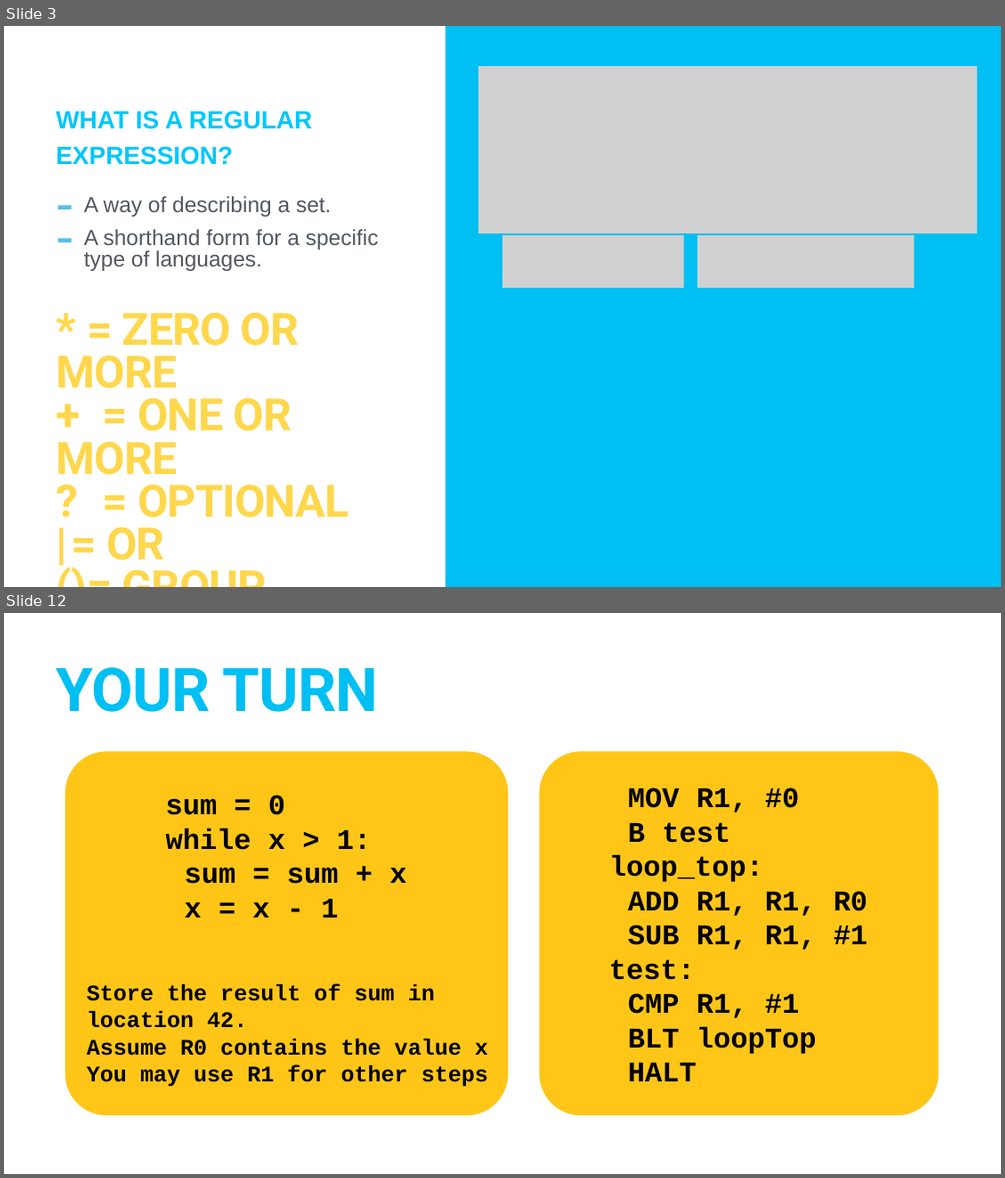
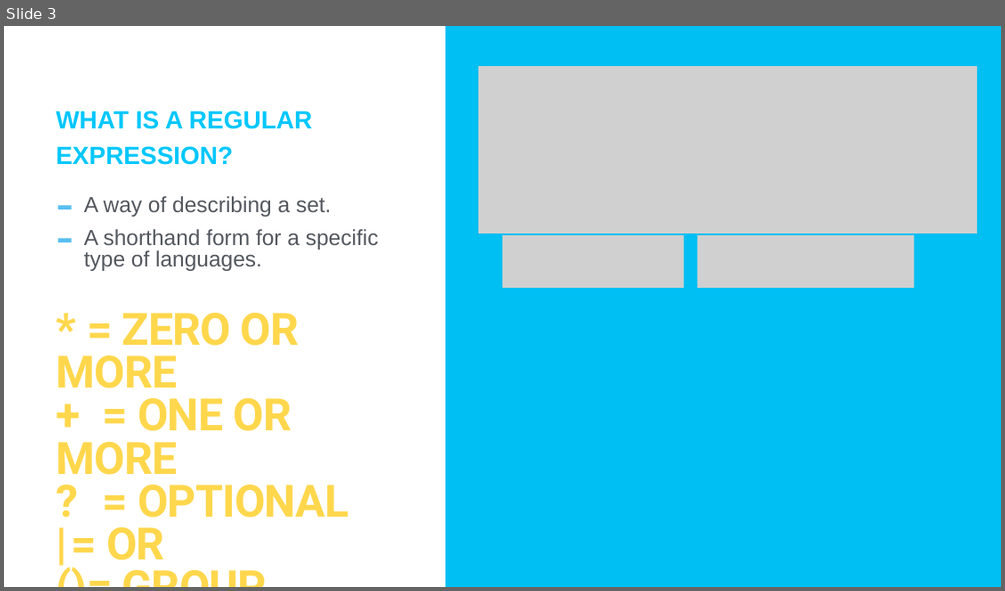
Before and after one commit to TommyWoodley/teaching, a slide deck: ALevel/RegularAndContextFreeLanguages/RegularExpressionsAndContextFreeLanguages.pptx. Shown one above the other, each under a label of ours: slides 3 and 12 before the commit, slide 3 after it; the slides between them are not shown. The pictures are 1005x1178 and 1005x591 pixels, drawn with LibreOffice and Linux fonts; fonts in the diff are those of the drawing; grey boxes stand for pictures. Boxes give left, top, right and bottom in pixels: in the first picture for what was removed or moved away, otherwise in the second. Text is boxed around its words. In the diff, an @@ line names an element or a change of style, - is before the commit and + after.

```diff
--- a/ALevel/RegularAndContextFreeLanguages/RegularExpressionsAndContextFreeLanguages.pptx
+++ b/ALevel/RegularAndContextFreeLanguages/RegularExpressionsAndContextFreeLanguages.pptx
@@ slide 12 removed at bbox=[4, 613, 1001, 1174], background #FFFFFF @@
@@ title removed at bbox=[56, 667, 378, 712] @@
-YOUR TURN
@@ rounded rectangle removed at bbox=[65, 751, 509, 1115] @@
@@ rounded rectangle removed at bbox=[539, 751, 938, 1115] @@
@@ text removed at bbox=[166, 795, 406, 917] @@
-sum = 0
-while x > 1:
-  sum = sum + x
-  x = x - 1
@@ text removed at bbox=[609, 787, 867, 1081] @@
-  MOV R1, #0
-  B test
-loop_top:
-  ADD R1, R1, R0
-  SUB R1, R1, #1
-test:
-  CMP R1, #1
-  BLT loopTop
-  HALT
@@ text removed at bbox=[87, 984, 488, 1086] @@
-Store the result of sum in location 42.
-Assume R0 contains the value x
-You may use R1 for other steps
```
Also in this commit, not shown: 1 slide changed, 3 slides added, 8 other slides removed, 1 other file.
